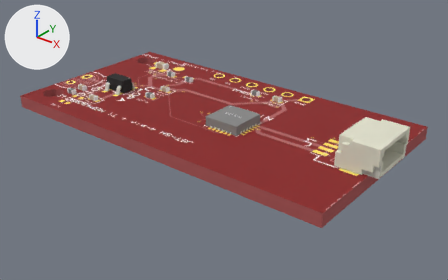
Before and after pictures for a commit that changed the glTF model public/viewer/jst-sh__msp430fr2433__photodiode/3d.glb.
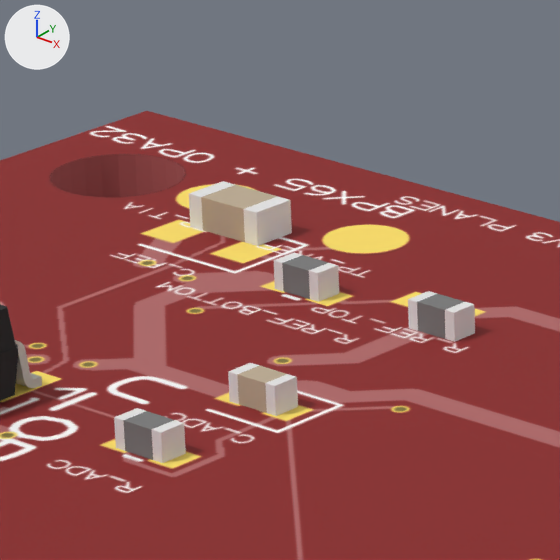
The first picture shows the older version from a 50 mm camera at (40.0, -47.9, 27.3) aimed at (2.2, -0.7, -1.9). The close-ups show the older and then the newer version on the part from 29% to 46% of the width and 13% to 40% of the height of that picture. Only the edits that show in the close-ups are written down. The axes (+X, +Y, +Z) are drawn at upper left. The lights are the same throughout.

Script lines for the objects in view, before the commit:
```python
me_c_ref = bpy.data.meshes.new('C_REF')
me_c_ref.from_pydata(...)  # 16 vertices, 32 faces; spans x -0.8..0.8, y -0.43..0.43, z 0.0..0.6
# faces by material slot: [12, 20]
me_c_ref.materials.append(mat_obj_material_0_001)  # beige #bfae95
me_c_ref.materials.append(mat_obj_material_1_001)  # white #e7e7e7
me_r_reset = bpy.data.meshes.new('R_RESET')
me_r_reset.from_pydata(...)  # 16 vertices, 32 faces; spans x -0.5..0.5, y -0.25..0.25, z 0.0..0.5
# faces by material slot: [12, 20]
me_r_reset.materials.append(mat_obj_material_0_002)  # grey #7c7c7c
me_r_reset.materials.append(mat_obj_material_1_001)  # white #e7e7e7
ob_c_ref = bpy.data.objects.new('C_REF', me_c_ref)
ob_c_ref.location = (-14.0, 6.75, 0.7)
ob_r_adc = bpy.data.objects.new('R_ADC', me_r_reset)
ob_r_adc.location = (-8.0, -1.5, 0.7)
ob_r_ref_top = bpy.data.objects.new('R_REF_TOP', me_r_reset)
ob_r_ref_top.location = (-8.0, 5.2, 0.7)
# also in view: 'C_ADC' at (-8.0, 1.0, 1.0); 'R_REF_BOTTOM' at (-11.0, 5.2, 1.0); 'Box0' at (0.0, 0.0, 0.0); 'U_OPA' at (-12.5, -2.0, 1.5)
```
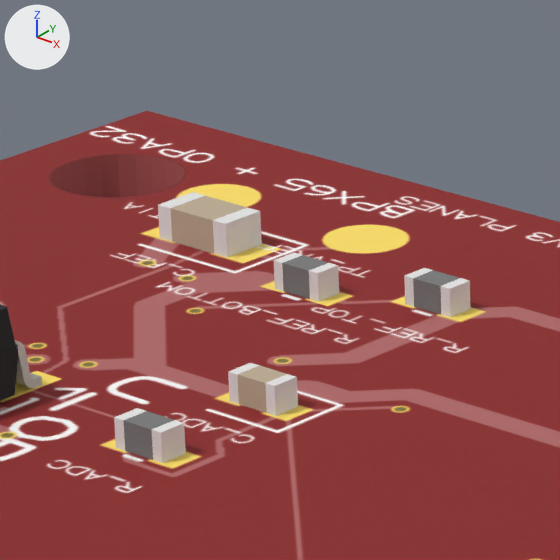
The change, as a list of edits to the scene's bpy script:
```text
Change ob_r_ref_top:
    ob_r_ref_top.location: (-8.0, 5.2, 0.7) -> (-8.8, 6.0, 0.7)
Change ob_c_ref:
    ob_c_ref.location: (-14.0, 6.75, 0.7) -> (-14.0, 6.0, 0.7)
```

Changed parts and their boxes [x1, y1, x2, y2] in the close-ups (560 x 560 px):
'C_REF', moved: before [189, 181, 292, 246]; after [158, 192, 262, 257]
'R_REF_TOP', moved: before [408, 291, 475, 342]; after [404, 268, 471, 317]
